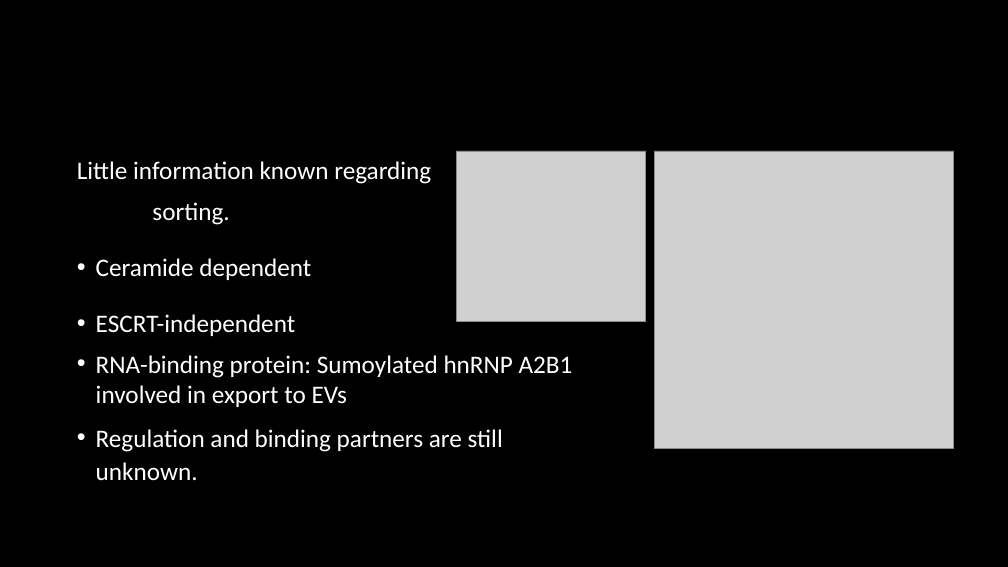
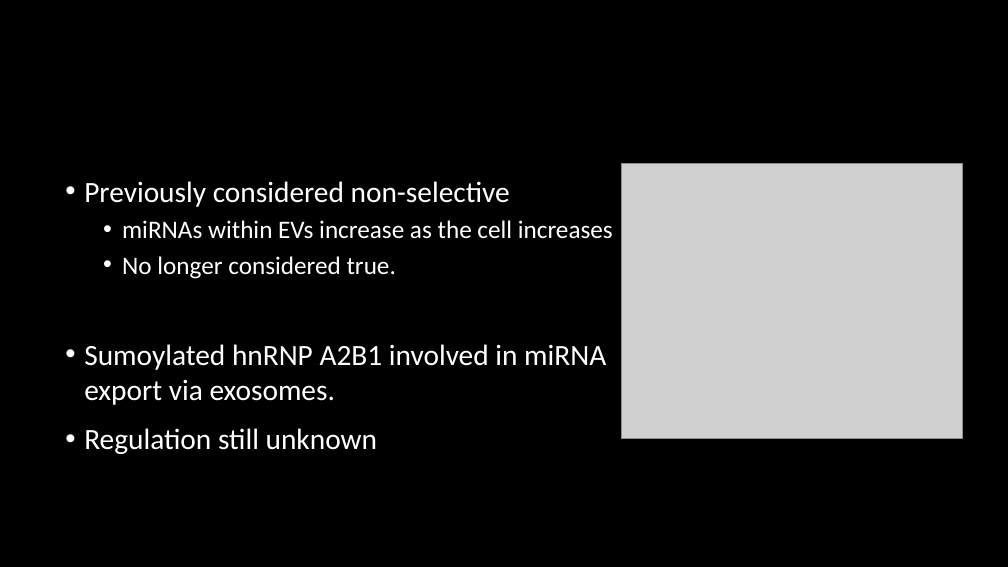
Before and after one commit to HarleyRobinson/Honours2, a slide deck: slide 4 of BackgroundInfo/Selective export of microRNA via extracellular vesicles.pptx. Drawn at 1008x567 pixels with LibreOffice and Linux fonts; fonts in the diff are those of the drawing; grey boxes stand for pictures; background and template pictures are left out. Boxes give left, top, right and bottom in pixels: in the first picture for what was removed or moved away, otherwise in the second. Text is boxed around its words. In the diff, an @@ line names an element or a change of style, - is before the commit and + after.

```diff
--- a/BackgroundInfo/Selective export of microRNA via extracellular vesicles.pptx
+++ b/BackgroundInfo/Selective export of microRNA via extracellular vesicles.pptx
@@ picture removed at (x1=456, y1=151, x2=646, y2=321) @@
@@ picture resized from (x1=655, y1=151, x2=954, y2=449) to (x1=622, y1=163, x2=963, y2=439) @@
@@ text at (x1=84, y1=181, x2=613, y2=454): text changed; size 24 to 28 pt @@
-Little information known regarding
-sorting.
-• Ceramide dependent
-• ESCRT-independent
-• RNA-binding protein: Sumoylated hnRNP A2B1 involved in export to EVs
-• Regulation and binding partners are still unknown.
+• Previously considered non-selective
+  • miRNAs within EVs increase as the cell increases
+  • No longer considered true.
+• Sumoylated hnRNP A2B1 involved in miRNA export via exosomes.
+• Regulation still unknown
```
Also in this commit, not shown: 9 other slides changed, 1 slide added, 20 other files.
